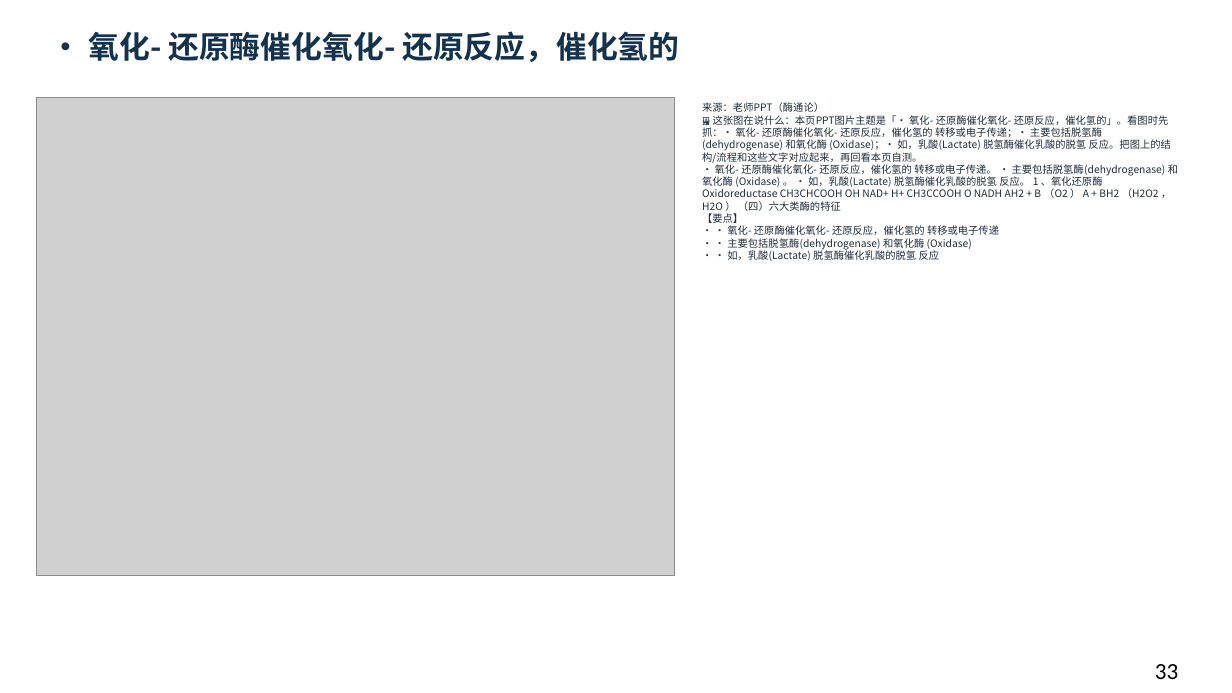
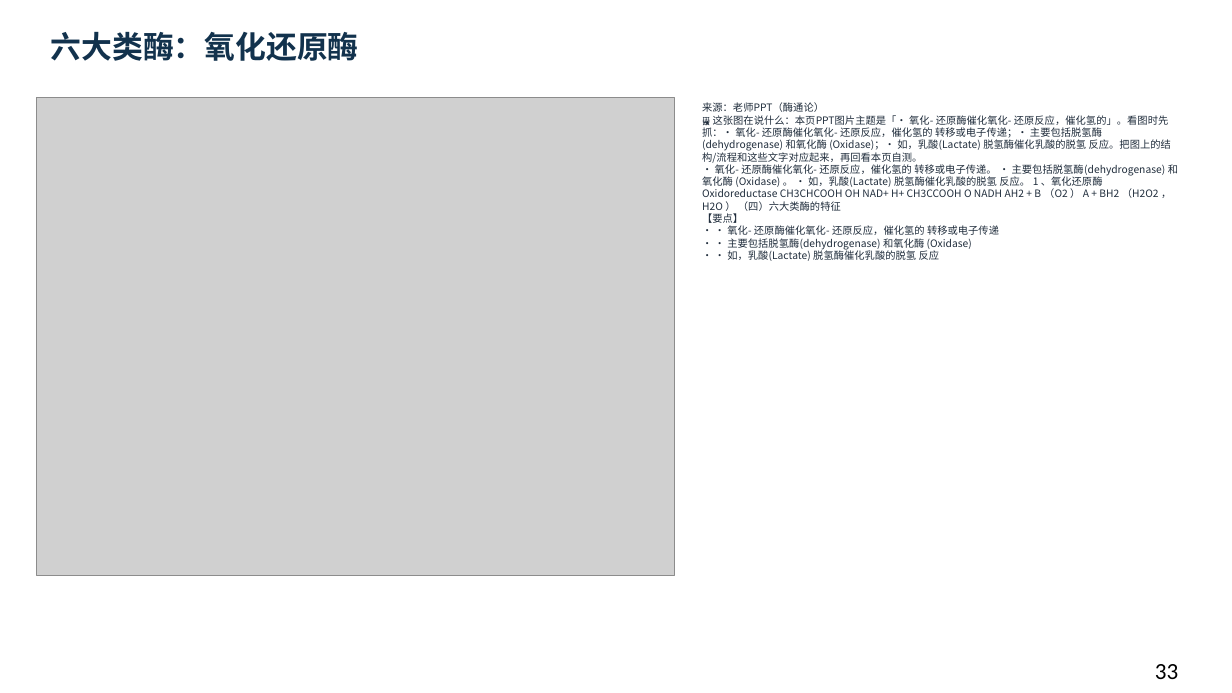
Before and after one commit to newkan-li/Biochemistry, a slide deck: slide 33 of downloads/bc06-ai-style.pptx. Drawn at 1232x693 pixels with LibreOffice and Linux fonts; fonts in the diff are those of the drawing; grey boxes stand for pictures. Boxes give left, top, right and bottom in pixels: in the first picture for what was removed or moved away, otherwise in the second. Text is boxed around its words. In the diff, an @@ line names an element or a change of style, - is before the commit and + after.

```diff
--- a/downloads/bc06-ai-style.pptx
+++ b/downloads/bc06-ai-style.pptx
@@ text at bbox=[51, 32, 359, 61]: text changed @@
-• 氧化- 还原酶催化氧化- 还原反应，催化氢的
+六大类酶：氧化还原酶
```
Also in this commit, not shown: 11 other slides changed, 6 slides added, 6 other files.
